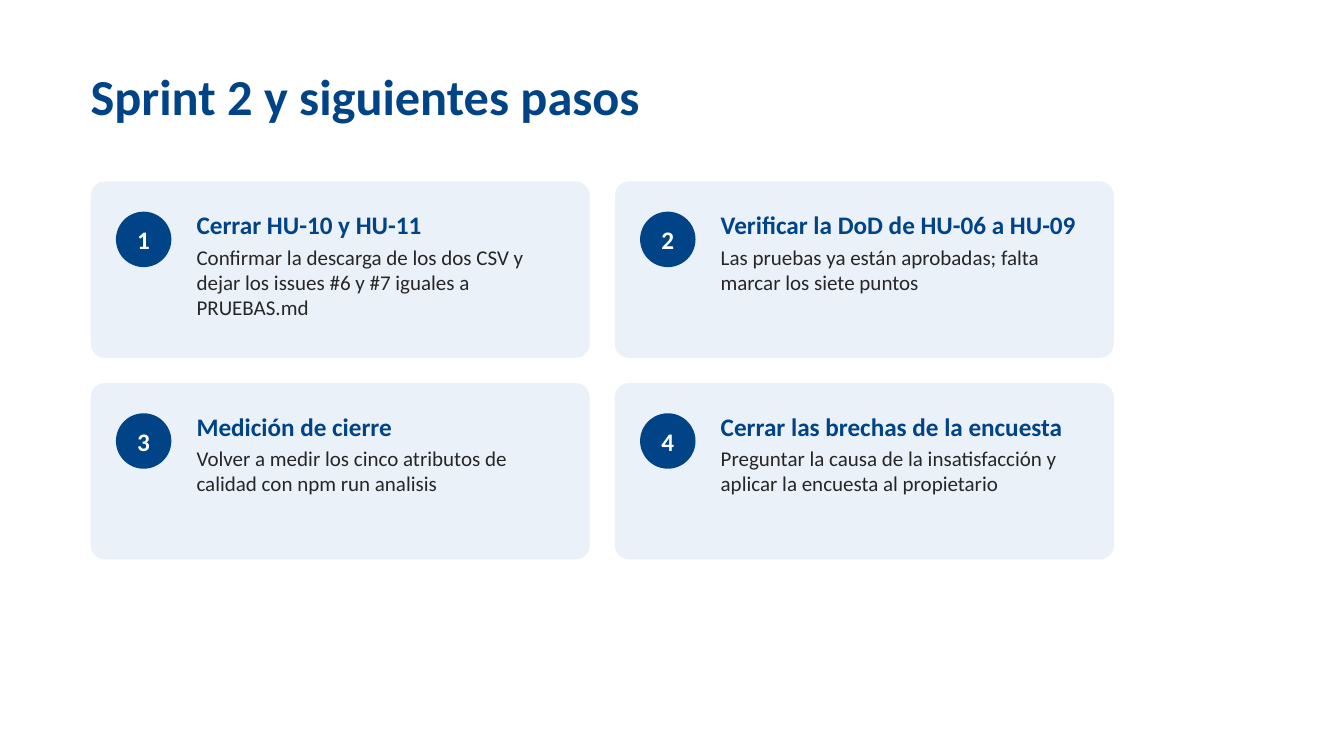
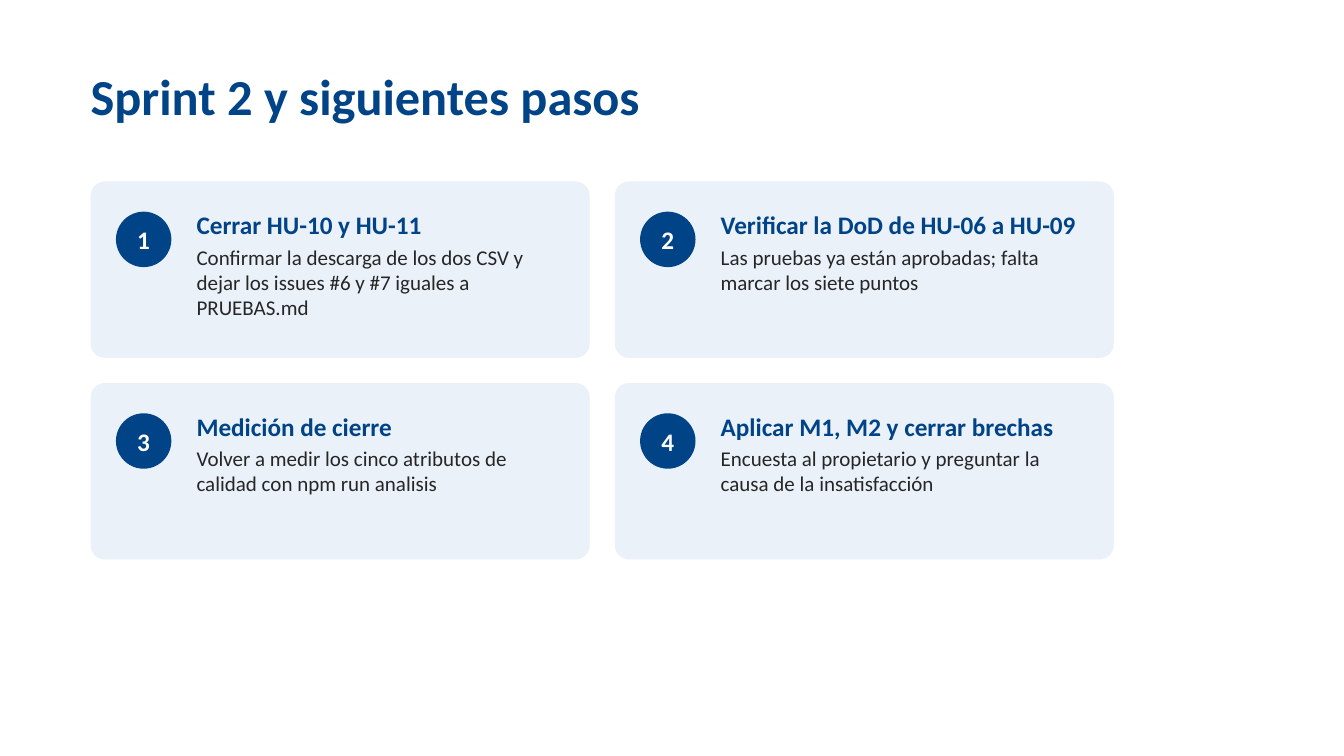
Before and after one commit to steveenbaez1-collab/ProyectoPapeler-a, a slide deck: slide 14 of docs/entrega-final/Sustentacion_Inventario_Papeleria.pptx (slide 11 before the commit). Drawn at 1344x756 pixels with LibreOffice and Linux fonts; fonts in the diff are those of the drawing; background and template pictures are left out. Boxes give left, top, right and bottom in pixels: in the first picture for what was removed or moved away, otherwise in the second. Text is boxed around its words. In the diff, an @@ line names an element or a change of style, - is before the commit and + after.

```diff
--- a/docs/entrega-final/Sustentacion_Inventario_Papeleria.pptx
+++ b/docs/entrega-final/Sustentacion_Inventario_Papeleria.pptx
@@ text at [721, 418, 1053, 491]: text changed @@
-Cerrar las brechas de la encuesta
-Preguntar la causa de la insatisfacción y aplicar la encuesta al propietario
+Aplicar M1, M2 y cerrar brechas
+Encuesta al propietario y preguntar la causa de la insatisfacción
```
Also in this commit, not shown: 3 other slides changed, 3 slides added.
